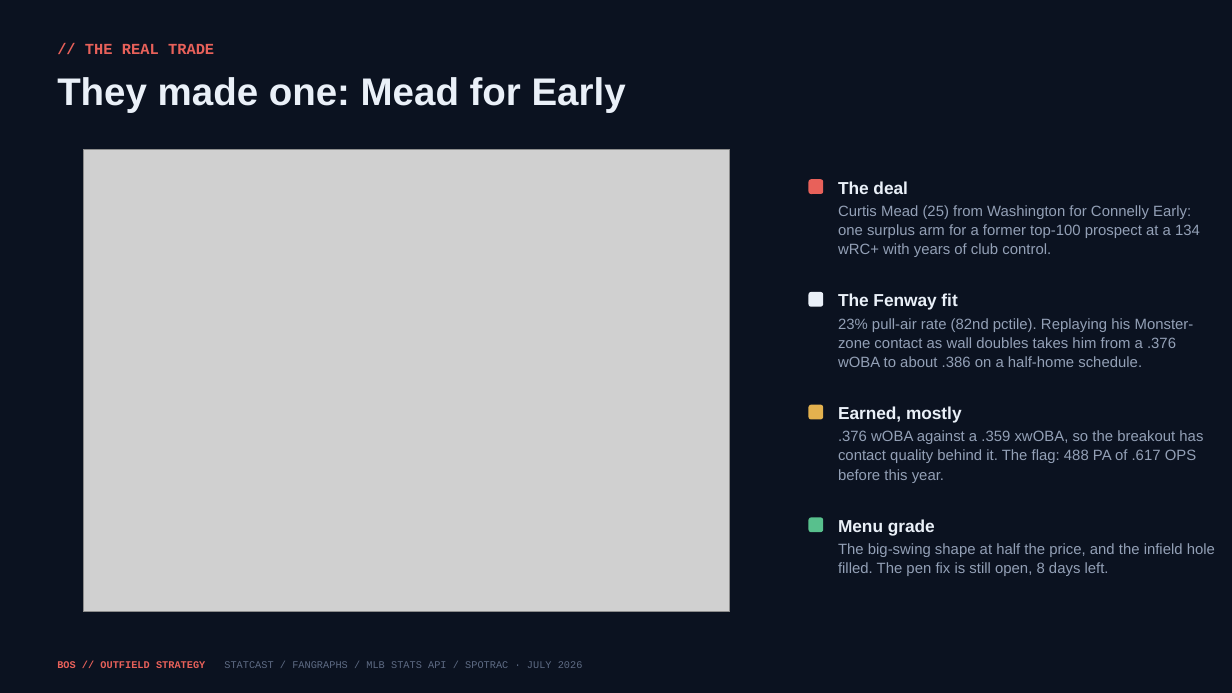
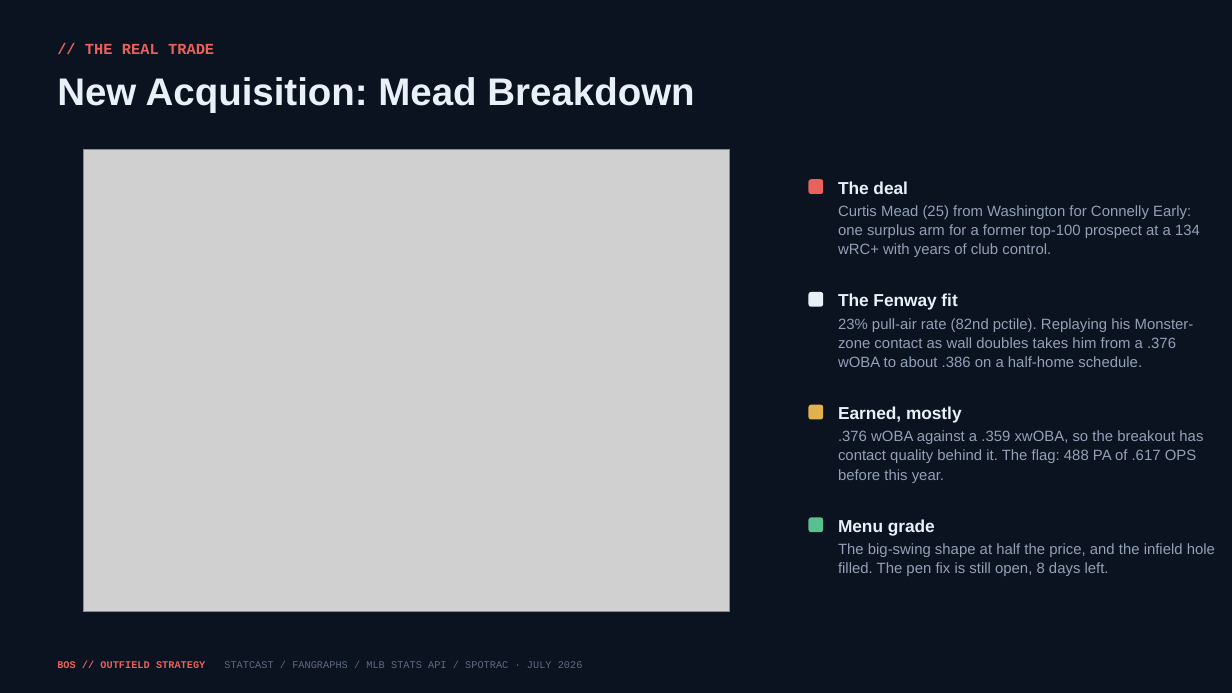
Before and after one commit to justinloo12/jarren-duran-outlier-analysis, a slide deck: slide 15 of outputs/Red_Sox_Trade_Deadline.pptx. Drawn at 1232x693 pixels with LibreOffice and Linux fonts; fonts in the diff are those of the drawing; grey boxes stand for pictures. Boxes give left, top, right and bottom in pixels: in the first picture for what was removed or moved away, otherwise in the second. Text is boxed around its words. In the diff, an @@ line names an element or a change of style, - is before the commit and + after.

```diff
--- a/outputs/Red_Sox_Trade_Deadline.pptx
+++ b/outputs/Red_Sox_Trade_Deadline.pptx
@@ text at box(57, 77, 694, 112): text changed @@
-They made one: Mead for Early
+New Acquisition: Mead Breakdown
```
Also in this commit, not shown: 11 other slides changed, 1 slide added, 1 slide removed, 3 other files.
